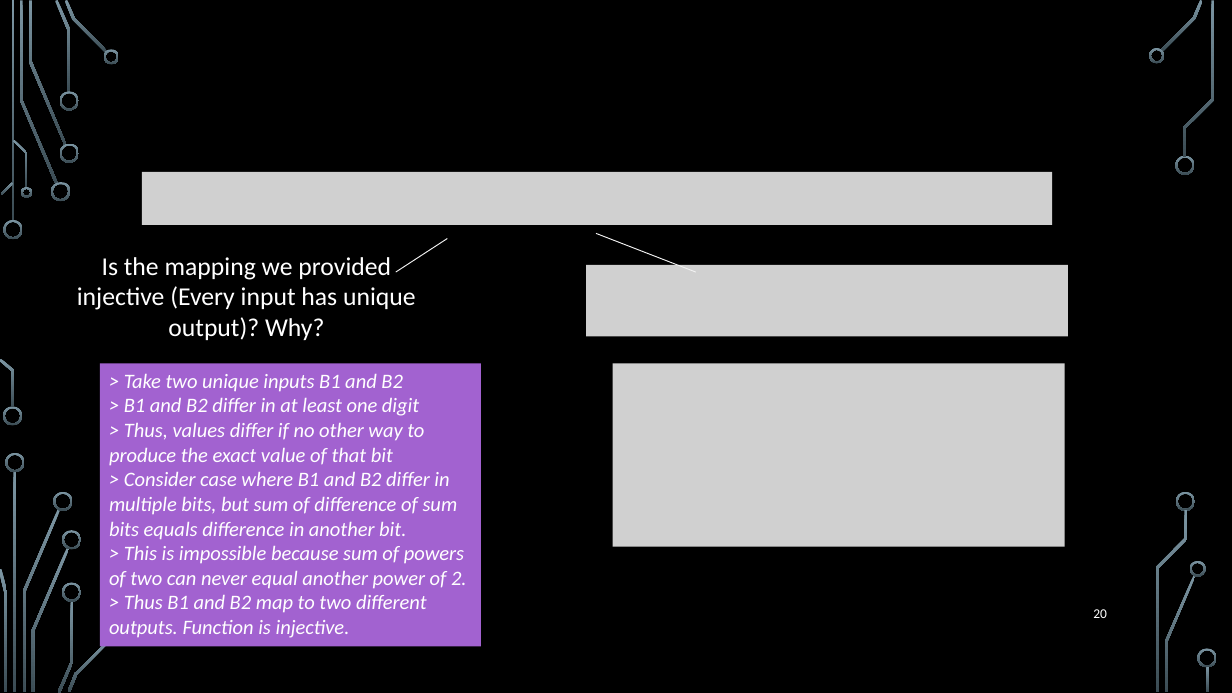
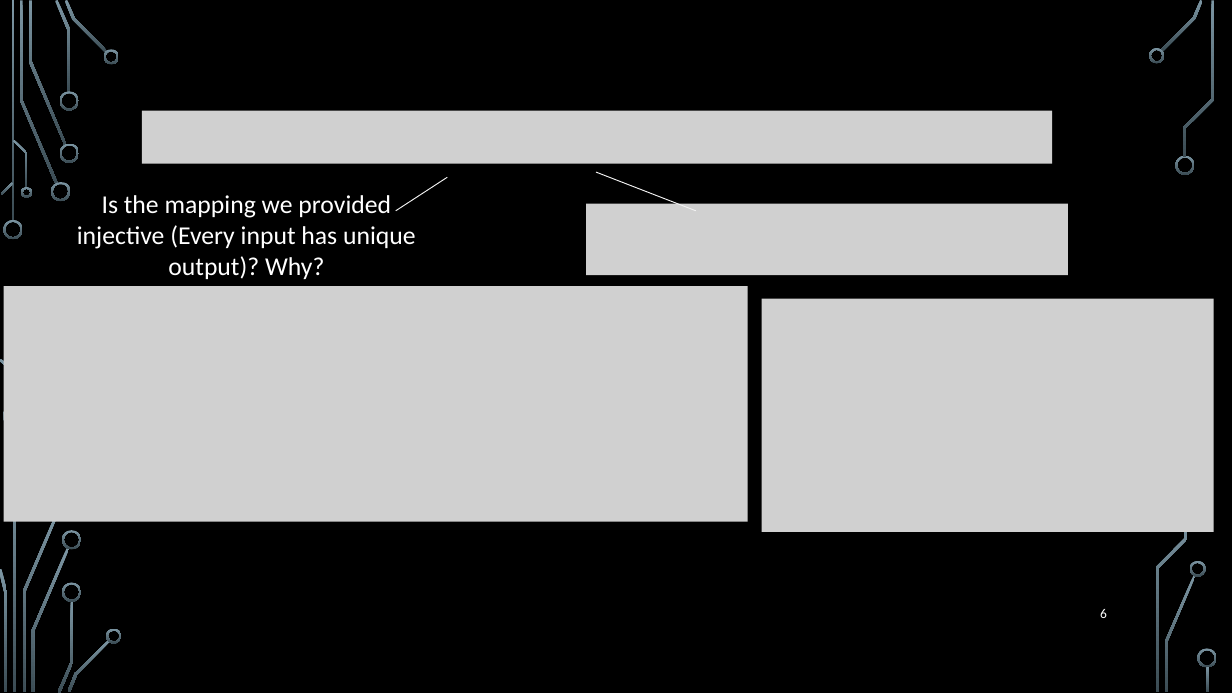
Before and after one commit to markfloryan/dmt2, a slide deck: slide 6 of slides/01-Cardinality.pptx (slide 20 before the commit). Drawn at 1232x693 pixels with LibreOffice and Linux fonts; fonts in the diff are those of the drawing; grey boxes stand for pictures; background and template pictures are left out. Boxes give left, top, right and bottom in pixels: in the first picture for what was removed or moved away, otherwise in the second. Text is boxed around its words. In the diff, an @@ line names an element or a change of style, - is before the commit and + after.

```diff
--- a/slides/01-Cardinality.pptx
+++ b/slides/01-Cardinality.pptx
@@ picture added at [141, 111, 1052, 164] @@
@@ picture removed at [141, 172, 1052, 225] @@
@@ 2 lines, 1 text: place and size @@
-2 lines, 1 text at [77, 234, 696, 340]
+2 lines, 1 text at [77, 172, 696, 279]
@@ picture added at [586, 203, 1067, 274] @@
@@ picture removed at [586, 265, 1067, 336] @@
@@ picture added at [4, 287, 748, 522] @@
@@ picture: place and size @@
-picture at [613, 363, 1065, 547]
+picture at [762, 299, 1214, 531]
@@ rectangle removed at [100, 363, 481, 646] @@
-> Take two unique inputs B1 and B2
-> B1 and B2 differ in at least one digit
-> Thus, values differ if no other way to produce the exact value of that bit
-> Consider case where B1 and B2 differ in multiple bits, but sum of difference of sum bits equals difference in another bit.
-> This is impossible because sum of powers of two can never equal another power of 2.
-> Thus B1 and B2 map to two different outputs. Function is injective.
@@ freeform shape removed at [1177, 492, 1196, 511] @@
@@ freeform shape: place and size @@
-freeform shape at [54, 492, 73, 511]
+freeform shape at [106, 628, 122, 643]
@@ page number at [1100, 609, 1107, 618]: text changed @@
-20
+6
```
Also in this commit, not shown: 7 other slides changed, 14 slides removed.
